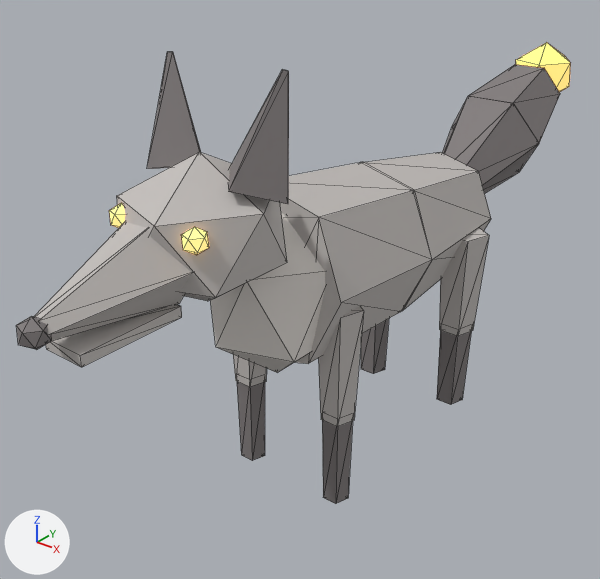
Renders of the glTF model assets/models/zorro.glb from each side of a commit.
Before and after are seen from a camera (50 mm lens) standing at (0.561, -0.807, 0.73) and looking at (-0.062, -0.028, 0.247). Lighting does not change. The marker at lower left points along +X, +Y and +Z. The first picture is the older version. Mesh edges are drawn as thin lines. Vertices at exactly the same position are counted once.

In view in the first picture: 'Cuerpo.001'.
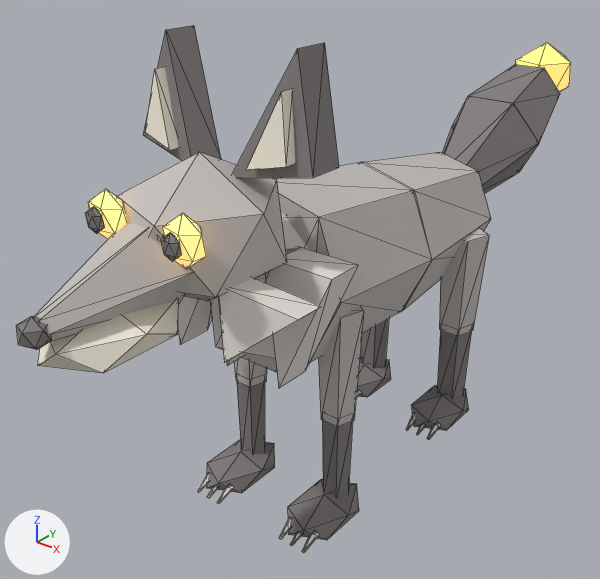
Diff of the bpy script that builds the scene:
```diff
--- a/assets/models/zorro.glb.py
+++ b/assets/models/zorro.glb.py
@@ me_cuerpo_004 @@
-me_cuerpo_004.from_pydata(...)  # 236 vertices, 388 faces; spans x -0.102..0.102, y -0.479..0.591, z 0.03..0.581
+me_cuerpo_004.from_pydata(...)  # 462 vertices, 732 faces; spans x -0.13..0.13, y -0.479..0.591, z 0.003..0.6
+# me_cuerpo_004 part 1: a new loose piece, an icosphere of 20 faces spanning x -0.063..-0.041, y -0.357..-0.345, z 0.431..0.459, in mat_hair (grey #817c7c)
+# me_cuerpo_004 part 2: a new loose piece, an icosphere of 20 faces spanning x 0.041..0.063, y -0.357..-0.345, z 0.431..0.459, in mat_hair (grey #817c7c)
+# me_cuerpo_004 part 3: a new loose piece, an icosphere of 20 faces spanning x 0.032..0.108, y -0.2..-0.09, z 0.003..0.047, in mat_hair (grey #817c7c)
+# me_cuerpo_004 part 4: a new loose piece, an icosphere of 20 faces spanning x -0.108..-0.032, y -0.2..-0.09, z 0.003..0.047, in mat_hair (grey #817c7c)
+# me_cuerpo_004 part 5: a new loose piece, an icosphere of 20 faces spanning x 0.032..0.108, y 0.09..0.2, z 0.003..0.047, in mat_hair (grey #817c7c)
+# me_cuerpo_004 part 6: a new loose piece, an icosphere of 20 faces spanning x -0.108..-0.032, y 0.09..0.2, z 0.003..0.047, in mat_hair (grey #817c7c)
+# me_cuerpo_004 part 7: a new loose piece, a box spanning x 0.0445..0.0495, y -0.3595..-0.3565, z 0.4525..0.4575, in mat_trim (pale yellow #f3eddd)
+# me_cuerpo_004 part 8: a new loose piece, an icosphere of 20 faces spanning x -0.049..0.049, y -0.457..-0.313, z 0.335..0.385, in mat_trim (pale yellow #f3eddd)
+# me_cuerpo_004 part 9: a new loose piece, an icosphere of 20 faces spanning x -0.074..-0.03, y -0.349..-0.321, z 0.418..0.472, in mat_brillo_gear (orange #ffcb7c, glowing orange #ffcb7c)
+# me_cuerpo_004 part 10: a new loose piece, an icosphere of 20 faces spanning x 0.03..0.074, y -0.349..-0.321, z 0.418..0.472, in mat_brillo_gear (orange #ffcb7c, glowing orange #ffcb7c)
+# me_cuerpo_004 part 11: the loose piece of 12 vertices spanning x -0.063..-0.037, y -0.332..-0.308, z 0.426..0.454 is deleted
+# me_cuerpo_004 part 12: the loose piece of 12 vertices spanning x 0.037..0.063, y -0.332..-0.308, z 0.426..0.454 is deleted
+# me_cuerpo_004 part 13: the loose piece of 8 vertices spanning x -0.025..0.025, y -0.44..-0.32, z 0.354..0.366 is deleted
+# me_cuerpo_004 part 14: 16 vertices removed from x -0.094..0.094, y -0.279..-0.201, z 0.463..0.581; 54 vertices added at x -0.13..0.13, y -0.31..-0.16, z 0.25..0.6
+# me_cuerpo_004 part 15: 48 vertices added at x -0.094..0.094, y -0.211..-0.182, z 0.01..0.03
+# me_cuerpo_004 part 16: 48 vertices added at x -0.094..0.094, y 0.079..0.108, z 0.01..0.03
+# other edits to the shape of me_cuerpo_004 do not show in these pictures
 me_cuerpo_004.materials.append(mat_skin)
@@ me_cuerpo_004 @@
 me_cuerpo_004.materials.append(mat_brillo_trim)
+me_cuerpo_004.materials.append(mat_trim)  # pale yellow #f3eddd
```

Where the change shows, as pixel boxes (x1, y1, x2, y2) in the pictures (600 x 579 px):
'Cuerpo.001', reshaped (14% taller)
    before: (16, 42, 571, 504)
    after: (16, 25, 571, 552)
part 1 of me_cuerpo_004, added
    after: (86, 206, 105, 234)
part 2 of me_cuerpo_004, added
    after: (161, 232, 182, 262)
part 3 of me_cuerpo_004, added
    after: (288, 479, 359, 540)
part 4 of me_cuerpo_004, added
    after: (207, 440, 275, 493)
part 5 of me_cuerpo_004, added
    after: (412, 385, 469, 430)
part 6 of me_cuerpo_004, added
    after: (357, 357, 391, 397)
part 7 of me_cuerpo_004, added
    after: (157, 234, 164, 241)
part 8 of me_cuerpo_004, added (pale yellow)
    after: (38, 301, 179, 373)
part 9 of me_cuerpo_004, added
    after: (88, 189, 127, 239)
part 10 of me_cuerpo_004, added
    after: (163, 213, 206, 269)
part 11 of me_cuerpo_004, deleted
    before: (109, 203, 125, 228)
part 12 of me_cuerpo_004, deleted
    before: (181, 227, 209, 255)
part 13 of me_cuerpo_004, deleted
    before: (46, 304, 182, 367)
part 14 of me_cuerpo_004, built on
    before: (147, 52, 289, 204)
    after: (143, 25, 358, 388)
part 15 of me_cuerpo_004, added
    after: (197, 473, 319, 552)
part 16 of me_cuerpo_004, added
    after: (356, 391, 441, 440)
